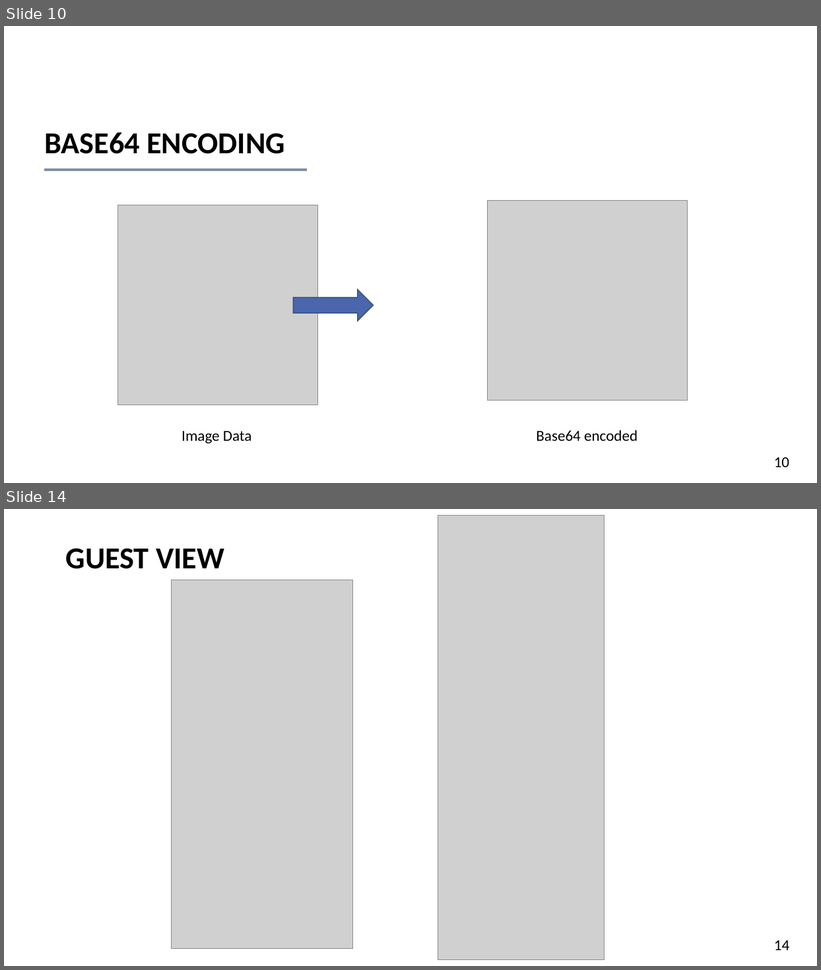
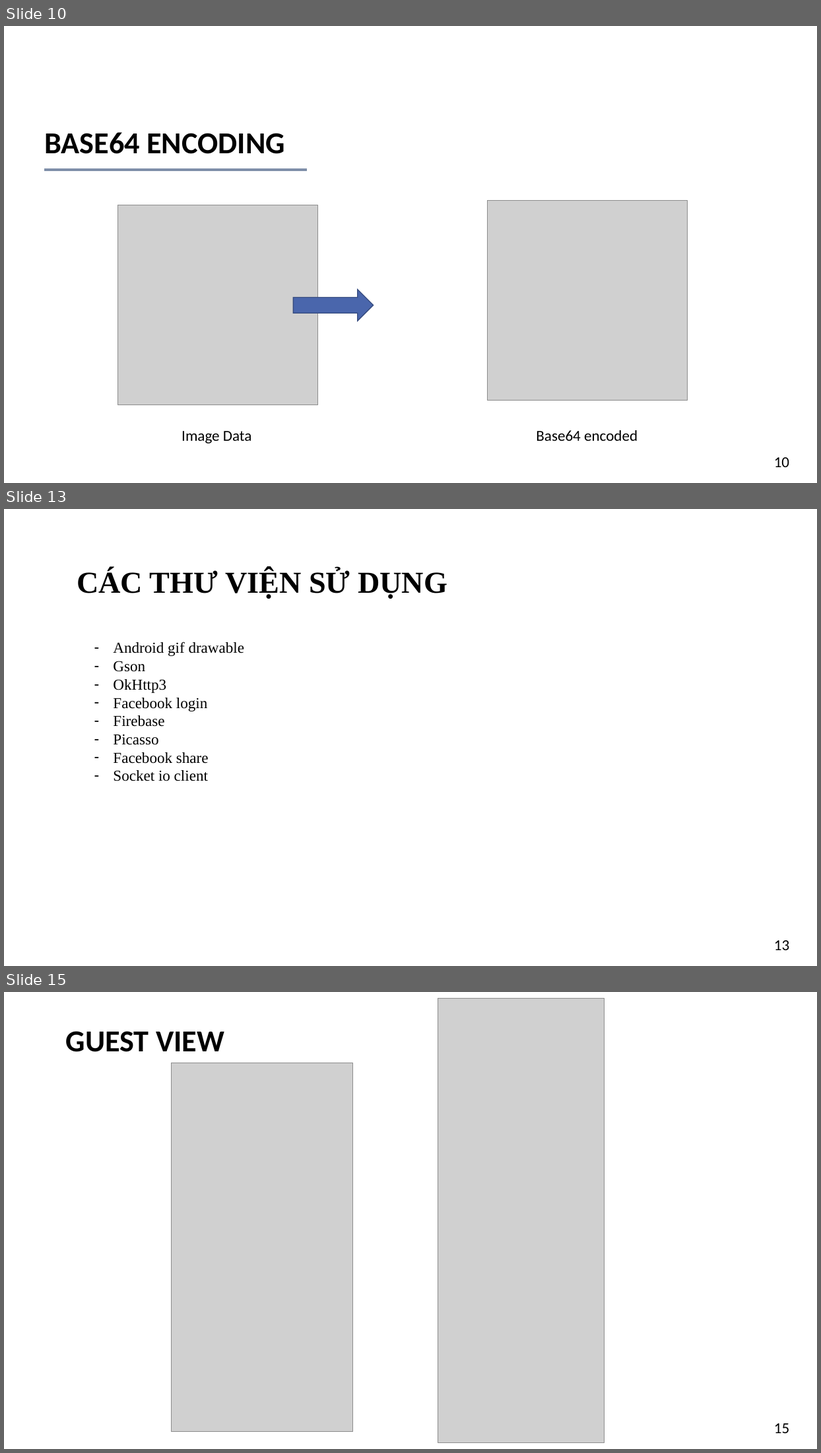
Before and after one commit to kim-ninh/ISE_NTMT_04, a slide deck: 05_Report/FoodMap_Nhom8.pptx. Shown one above the other, each under a label of ours: slides 10 and 14 before the commit, slides 10, 13 and 15 after it; the slides between them are not shown. The pictures are 821x970 and 821x1453 pixels, drawn with LibreOffice and Linux fonts; fonts in the diff are those of the drawing; grey boxes stand for pictures. Boxes give left, top, right and bottom in pixels: in the first picture for what was removed or moved away, otherwise in the second. Text is boxed around its words. In the diff, an @@ line names an element or a change of style, - is before the commit and + after.

```diff
--- a/05_Report/FoodMap_Nhom8.pptx
+++ b/05_Report/FoodMap_Nhom8.pptx
@@ slide 13 added at (4,509,817,966), background #FFFFFF @@
@@ title added at (77,570,448,599), 36 pt, text #000000, bold @@
+CÁC THƯ VIỆN SỬ DỤNG
@@ text added at (113,642,245,782), 18 pt, text #000000 @@
+– Android gif drawable
+– Gson
+– OkHttp3
+– Facebook login
+– Firebase
+– Picasso
+– Facebook share
+– Socket io client
@@ page number added at (774,941,789,951), 18 pt, text #000000 @@
+13
@@ what was slide 14 is now slide 15 @@
@@ page number at (774,1424,789,1434): text changed @@
-14
+15
```
Also in this commit, not shown: 4 slides changed, 4 other slides added, 3 slides removed, 12 other files.
